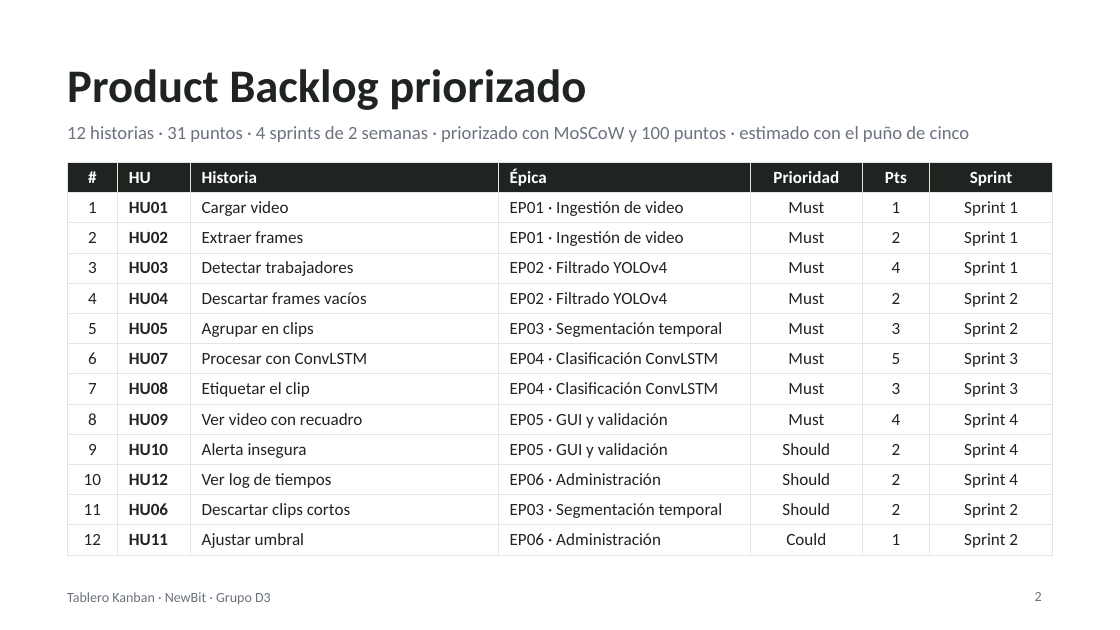
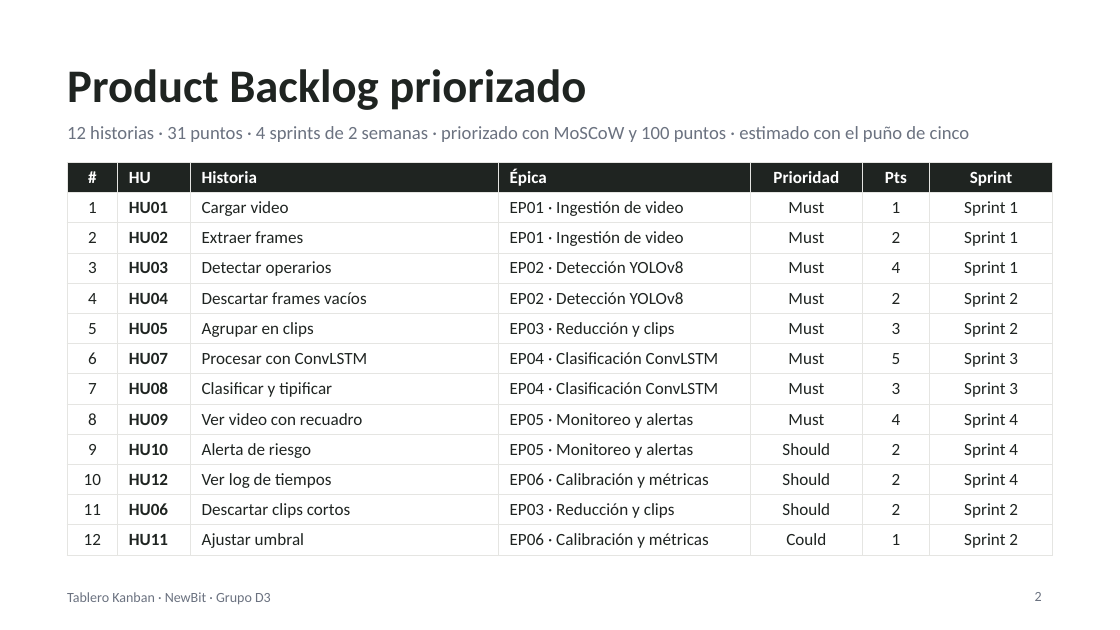
Before and after one commit to devmondoss/NewBit, a slide deck: slide 2 of curso/semana-05-rsu-y-backlog/nuestras-entregas/Tablero_Kanban_NewBit/Tablero_Kanban_NewBit.pptx. Drawn at 1120x630 pixels with LibreOffice and Linux fonts; fonts in the diff are those of the drawing. Boxes give left, top, right and bottom in pixels: in the first picture for what was removed or moved away, otherwise in the second. Text is boxed around its words. In the diff, an @@ line names an element or a change of style, - is before the commit and + after.

```diff
--- a/curso/semana-05-rsu-y-backlog/nuestras-entregas/Tablero_Kanban_NewBit/Tablero_Kanban_NewBit.pptx
+++ b/curso/semana-05-rsu-y-backlog/nuestras-entregas/Tablero_Kanban_NewBit/Tablero_Kanban_NewBit.pptx
@@ table at [67, 162, 1053, 552] @@
-row 4, column 3: Detectar trabajadores
+row 4, column 3: Detectar operarios
-row 4, column 4: EP02 · Filtrado YOLOv4
+row 4, column 4: EP02 · Detección YOLOv8
-row 5, column 4: EP02 · Filtrado YOLOv4
+row 5, column 4: EP02 · Detección YOLOv8
-row 6, column 4: EP03 · Segmentación temporal
+row 6, column 4: EP03 · Reducción y clips
-row 8, column 3: Etiquetar el clip
+row 8, column 3: Clasificar y tipificar
-row 9, column 4: EP05 · GUI y validación
+row 9, column 4: EP05 · Monitoreo y alertas
-row 10, column 3: Alerta insegura
+row 10, column 3: Alerta de riesgo
-row 10, column 4: EP05 · GUI y validación
+row 10, column 4: EP05 · Monitoreo y alertas
-row 11, column 4: EP06 · Administración
+row 11, column 4: EP06 · Calibración y métricas
-row 12, column 4: EP03 · Segmentación temporal
+row 12, column 4: EP03 · Reducción y clips
-row 13, column 4: EP06 · Administración
+row 13, column 4: EP06 · Calibración y métricas
```
Also in this commit, not shown: 3 other slides changed, 9 other files.
